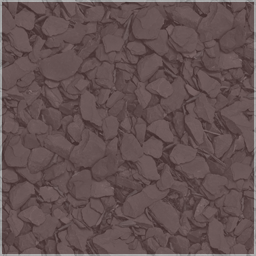
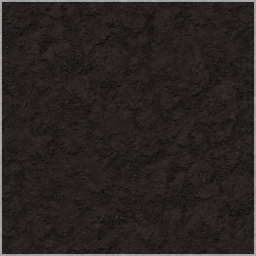
The second 256x256 image is a revision of the first. Changes to its layers:
hid "WallTile" over (0, 0, 256, 256)
showed "BlockedTile" (1st of 2) over (0, 0, 256, 256)
hid "Layer 1" over (0, 0, 256, 256)
